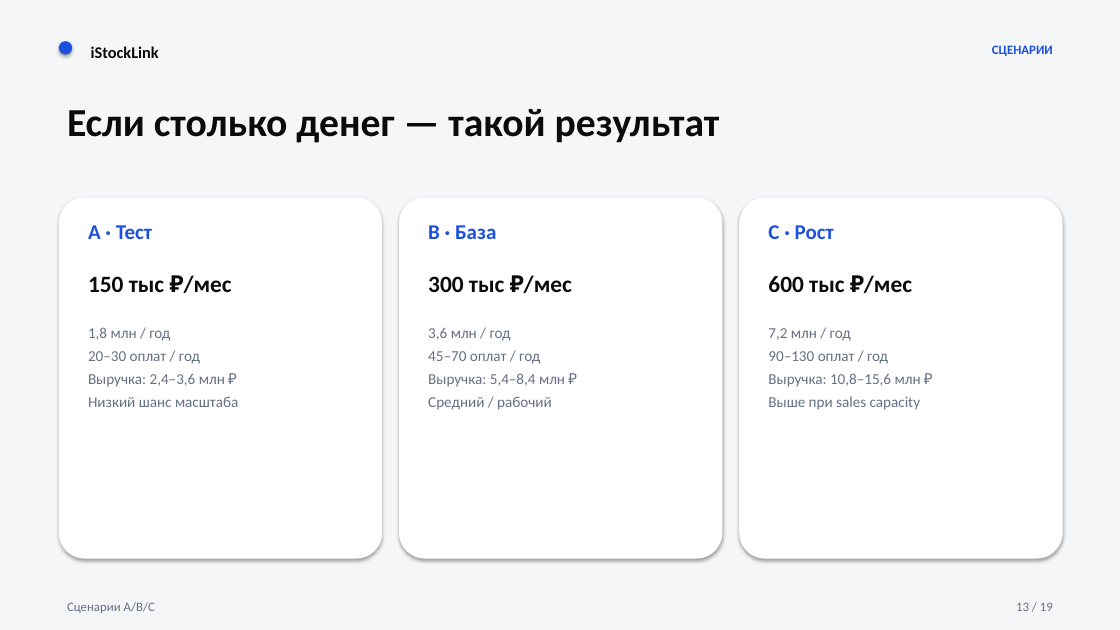
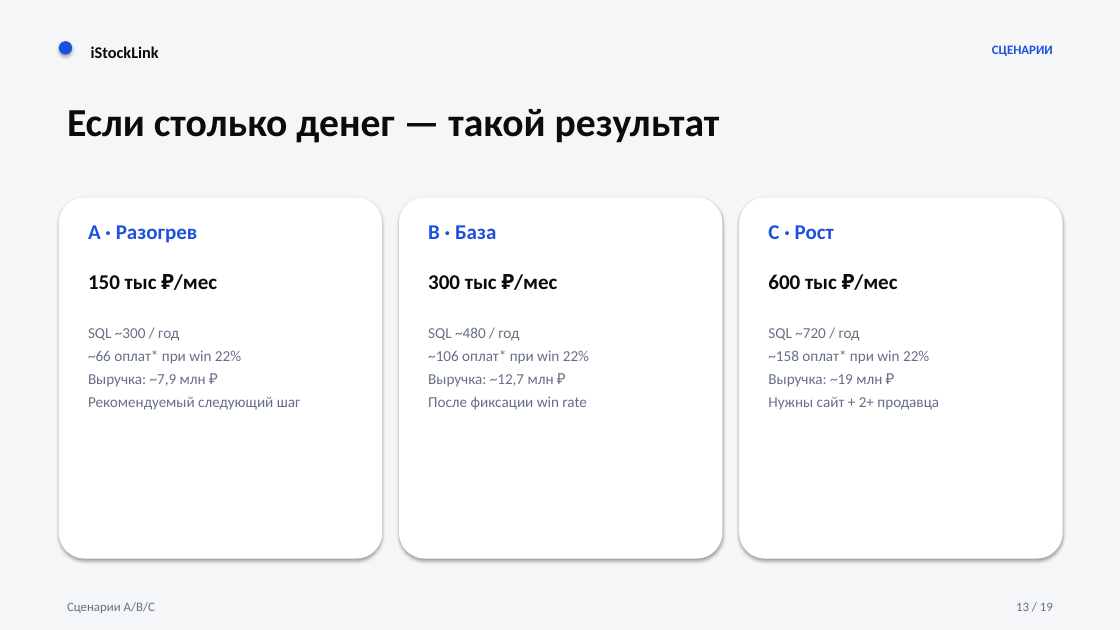
Before and after one commit to kolomoets-netizen/Link, a slide deck: slide 13 of content/business/istocklink-crm-srm-gtm.pptx. Drawn at 1120x630 pixels with LibreOffice and Linux fonts; fonts in the diff are those of the drawing. Boxes give left, top, right and bottom in pixels: in the first picture for what was removed or moved away, otherwise in the second. Text is boxed around its words. In the diff, an @@ line names an element or a change of style, - is before the commit and + after.

```diff
--- a/content/business/istocklink-crm-srm-gtm.pptx
+++ b/content/business/istocklink-crm-srm-gtm.pptx
@@ text at <box>88,225,197,243</box>: text changed @@
-A · Тест
+A · Разогрев
@@ size 20 to 18 pt in 3 elements at <box>88,274,217,290</box>, <box>428,274,557,290</box>, <box>768,274,897,290</box> @@
@@ text at <box>88,328,301,410</box>: text changed @@
-1,8 млн / год
-20–30 оплат / год
-Выручка: 2,4–3,6 млн ₽
-Низкий шанс масштаба
+SQL ~300 / год
+~66 оплат* при win 22%
+Выручка: ~7,9 млн ₽
+Рекомендуемый следующий шаг
@@ text at <box>428,327,589,410</box>: text changed @@
-3,6 млн / год
-45–70 оплат / год
-Выручка: 5,4–8,4 млн ₽
-Средний / рабочий
+SQL ~480 / год
+~106 оплат* при win 22%
+Выручка: ~12,7 млн ₽
+После фиксации win rate
@@ text at <box>768,328,939,410</box>: text changed @@
-7,2 млн / год
-90–130 оплат / год
-Выручка: 10,8–15,6 млн ₽
-Выше при sales capacity
+SQL ~720 / год
+~158 оплат* при win 22%
+Выручка: ~19 млн ₽
+Нужны сайт + 2+ продавца
```
Also in this commit, not shown: 4 other slides changed, 1 slide added, 1 slide removed, 7 other files.
